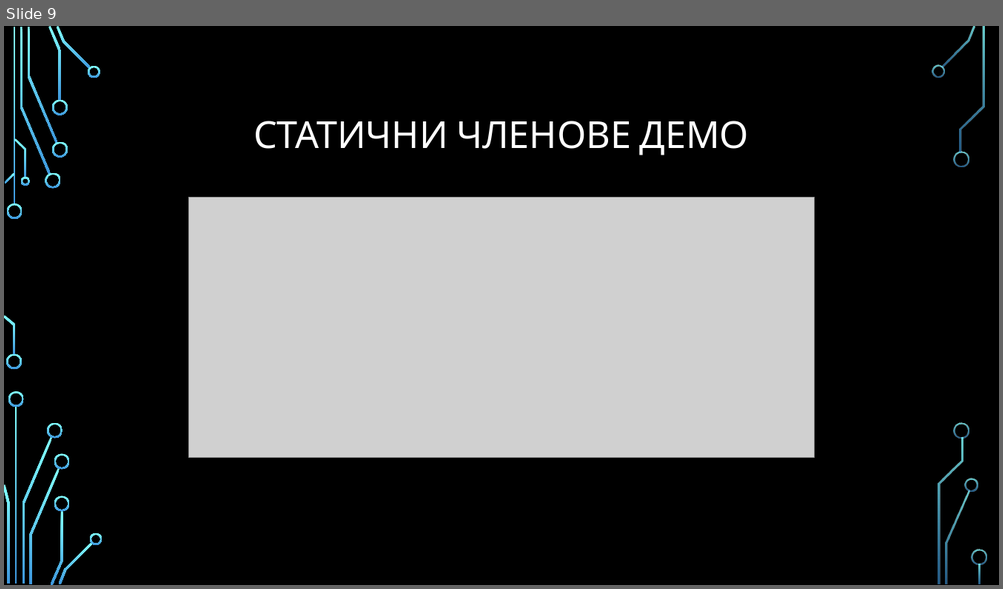
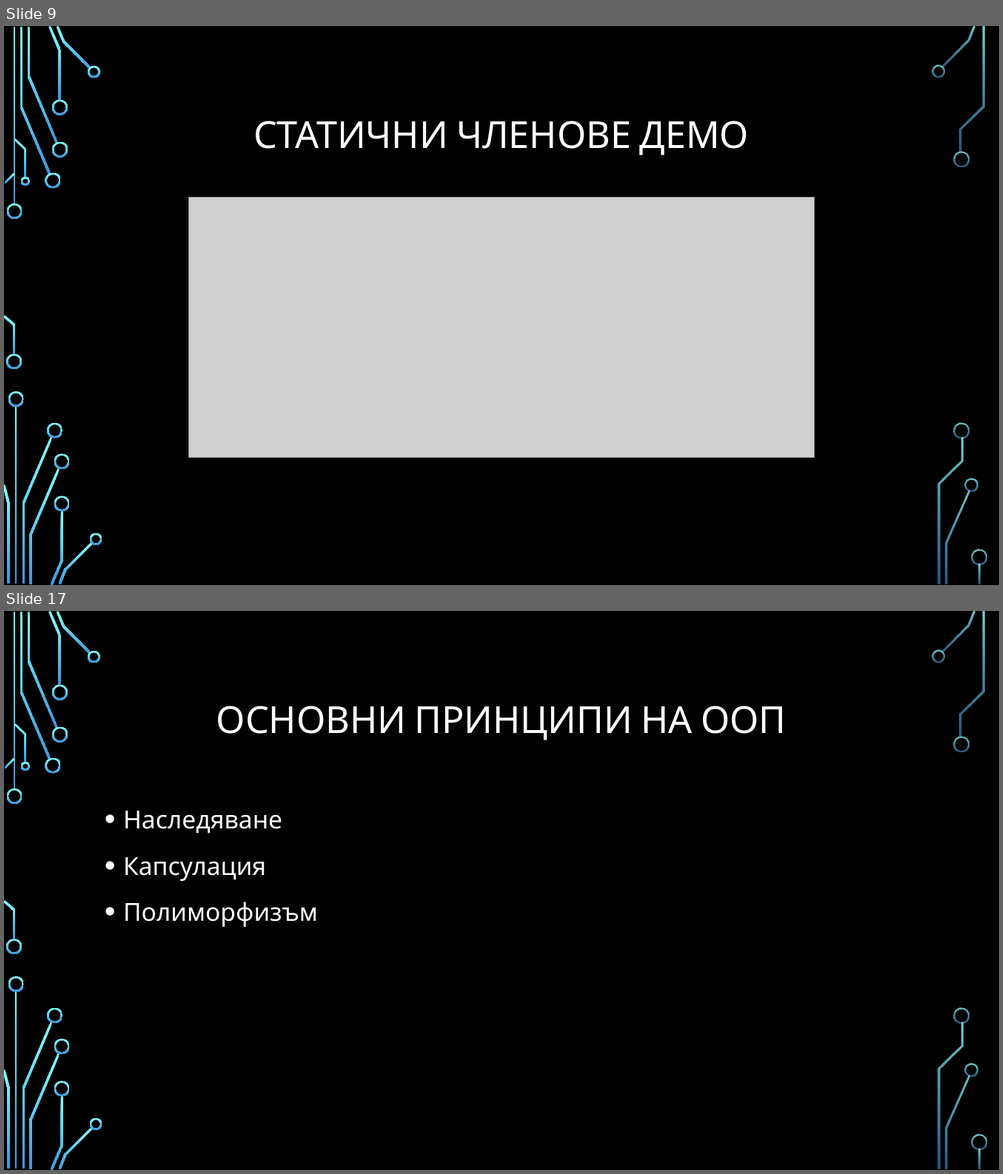
Before and after one commit to Bilyukov/java-course, a slide deck: 05.classes-and-object.pptx. Shown one above the other, each under a label of ours: slide 9 before the commit, slides 9 and 17 after it; the slides between them are not shown. The pictures are 1003x589 and 1003x1174 pixels, drawn with LibreOffice and Linux fonts; fonts in the diff are those of the drawing; grey boxes stand for pictures; background and template pictures are left out. Boxes give left, top, right and bottom in pixels: in the first picture for what was removed or moved away, otherwise in the second. Text is boxed around its words. In the diff, an @@ line names an element or a change of style, - is before the commit and + after.

```diff
--- a/05.classes-and-object.pptx
+++ b/05.classes-and-object.pptx
@@ slide 17 added at (x1=4, y1=611, x2=999, y2=1170), background picture (left out); not listed: 36 template elements that a slide beside it also shows @@
@@ title added at (x1=216, y1=706, x2=785, y2=741), 36 pt, text #FFFFFF @@
+ОСНОВНИ ПРИНЦИПИ НА ООП
@@ text added at (x1=123, y1=811, x2=318, y2=927), 24 pt, text #FFFFFF @@
+• Наследяване
+• Капсулация
+• Полиморфизъм
```
Also in this commit, not shown: 10 other slides added, 30 other files.
